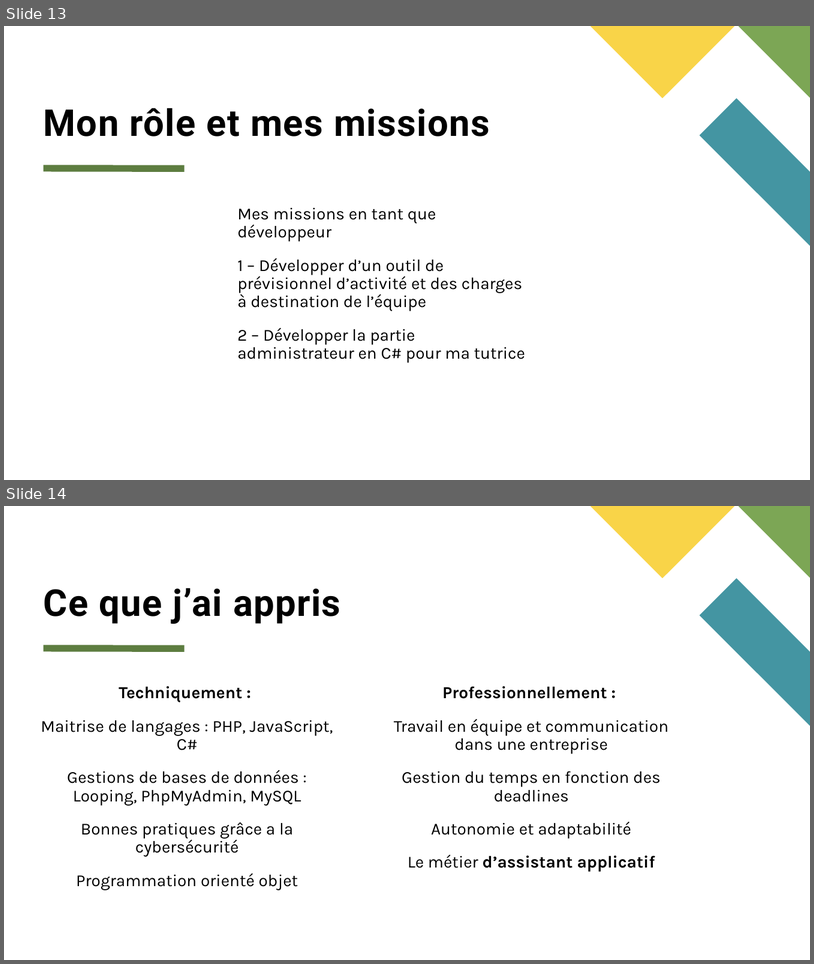
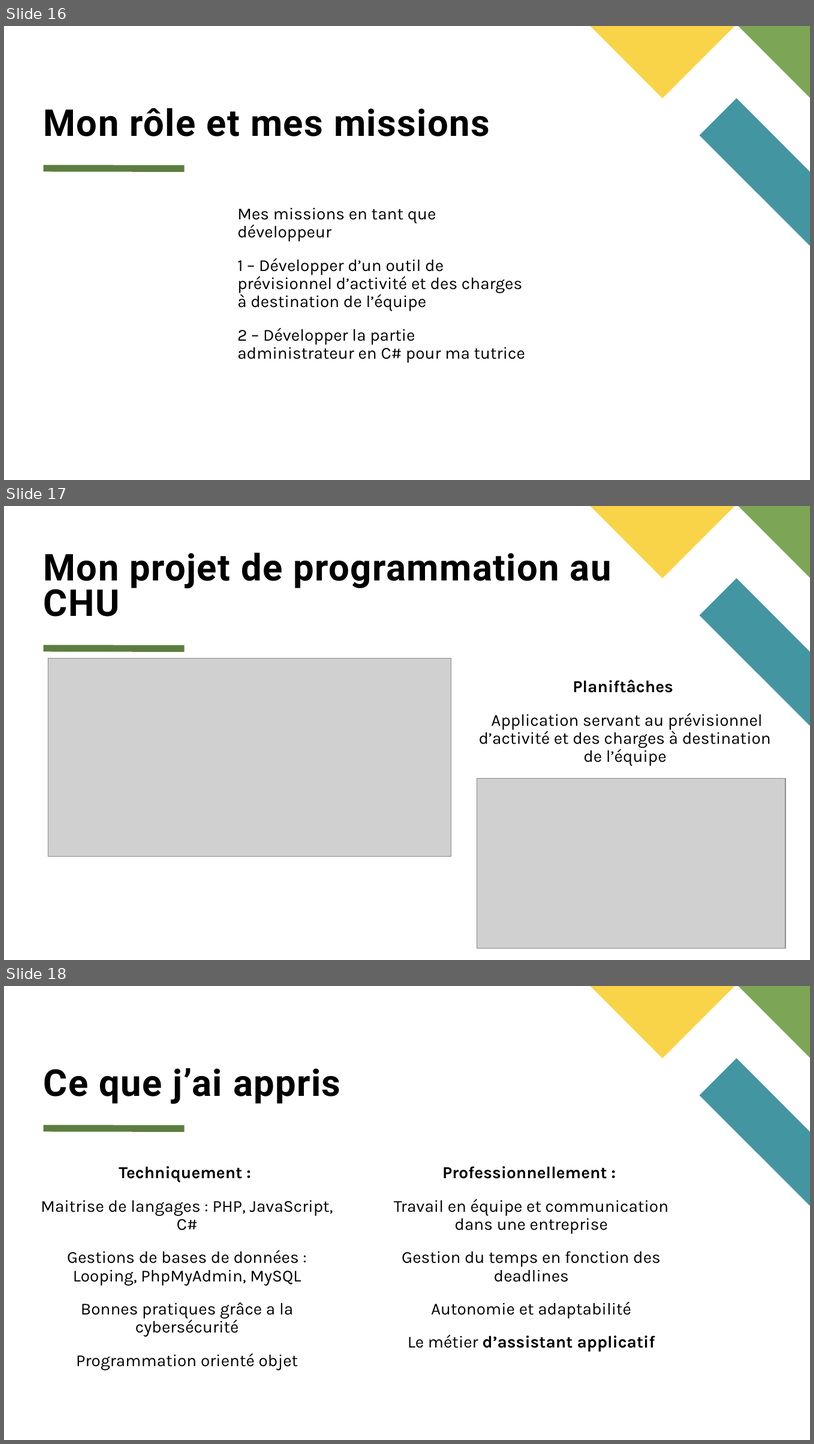
Before and after one commit to Xonodeh/Portfolio, a slide deck: public/documents portfolio/Epreuve E4 – Introduction à mon parcours.pptx. Shown one above the other, each under a label of ours: slides 13 and 14 before the commit, slides 16, 17 and 18 after it. The pictures are 814x964 and 814x1444 pixels, drawn with LibreOffice and Linux fonts; fonts in the diff are those of the drawing; grey boxes stand for pictures. Boxes give left, top, right and bottom in pixels: in the first picture for what was removed or moved away, otherwise in the second. Text is boxed around its words. In the diff, an @@ line names an element or a change of style, - is before the commit and + after.

```diff
--- a/public/documents portfolio/Epreuve E4 – Introduction à mon parcours.pptx
+++ b/public/documents portfolio/Epreuve E4 – Introduction à mon parcours.pptx
@@ slide 17 added at (x1=4, y1=506, x2=810, y2=960), background #FFFFFF; not listed: 4 template elements that a slide beside it also shows @@
@@ title added at (x1=44, y1=552, x2=612, y2=616), 44 pt, text #000000, bold @@
+Mon projet de programmation au CHU
@@ picture added at (x1=48, y1=658, x2=452, y2=856) @@
@@ text added at (x1=479, y1=679, x2=771, y2=766), 20 pt, text #000000 @@
+Planiftâches
+Application servant au prévisionnel d’activité et des charges à destination de l’équipe
@@ picture added at (x1=477, y1=778, x2=786, y2=948) @@
@@ what was slide 13 is now slide 16 @@
@@ what was slide 14 is now slide 18 @@
```
Also in this commit, not shown: 1 slide changed, 3 other slides added, 1 other file.
